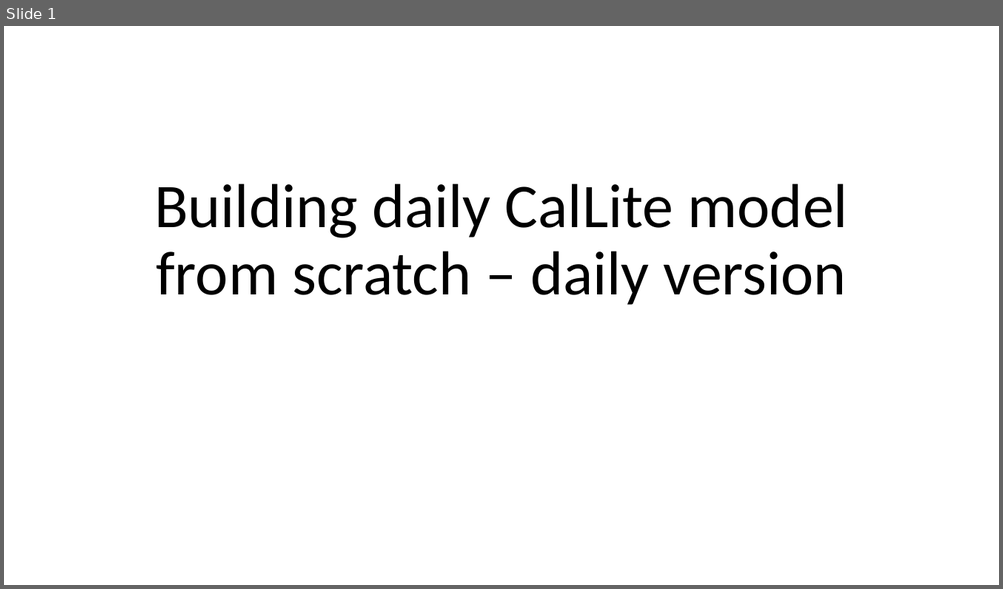
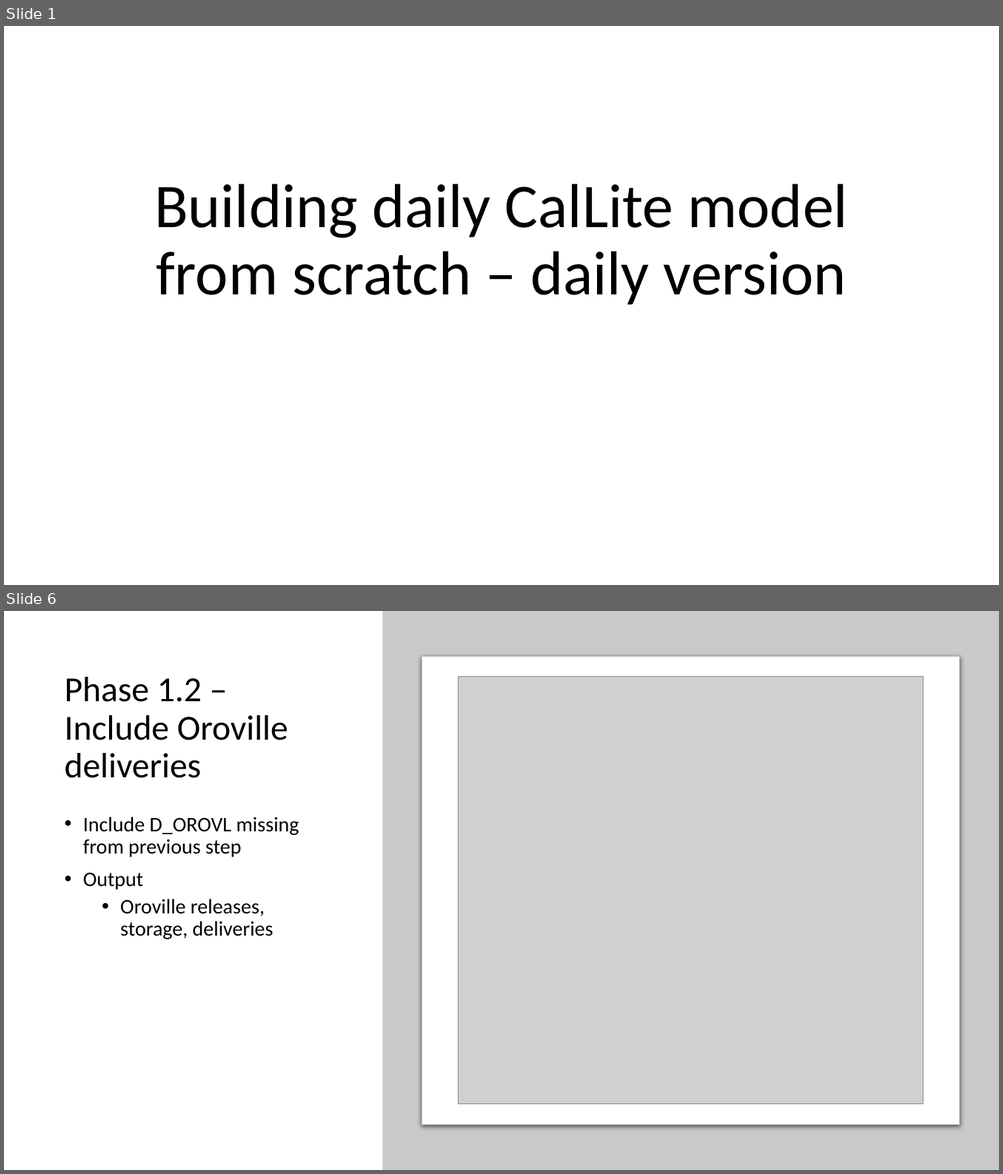
Before and after one commit to nsosorio/DailyCalLiteModel, a slide deck: Building daily CalLite model from scratch – daily.pptx. Shown one above the other, each under a label of ours: slide 1 before the commit, slides 1 and 6 after it; the slides between them are not shown. The pictures are 1003x589 and 1003x1174 pixels, drawn with LibreOffice and Linux fonts; fonts in the diff are those of the drawing; grey boxes stand for pictures. Boxes give left, top, right and bottom in pixels: in the first picture for what was removed or moved away, otherwise in the second. Text is boxed around its words. In the diff, an @@ line names an element or a change of style, - is before the commit and + after.

```diff
--- a/Building daily CalLite model from scratch – daily.pptx
+++ b/Building daily CalLite model from scratch – daily.pptx
@@ slide 6 added at [4, 611, 999, 1170], background #FFFFFF @@
@@ rectangle added at [382, 611, 999, 1170], fill #C8CACA @@
@@ title added at [65, 677, 288, 778], 34 pt, text #000000 @@
+Phase 1.2 – Include Oroville deliveries
@@ rounded rectangle added at [422, 657, 959, 1125], fill #FFFFFF, outline #C8CACA 0.75 pt @@
@@ picture added at [458, 677, 923, 1104] @@
@@ text added at [83, 817, 299, 940], 20 pt, text #000000 @@
+• Include D_OROVL missing from previous step
+• Output
+  • Oroville releases, storage, deliveries
```
Also in this commit, not shown: 2 slides changed, 6 other slides added, 45 other files.
